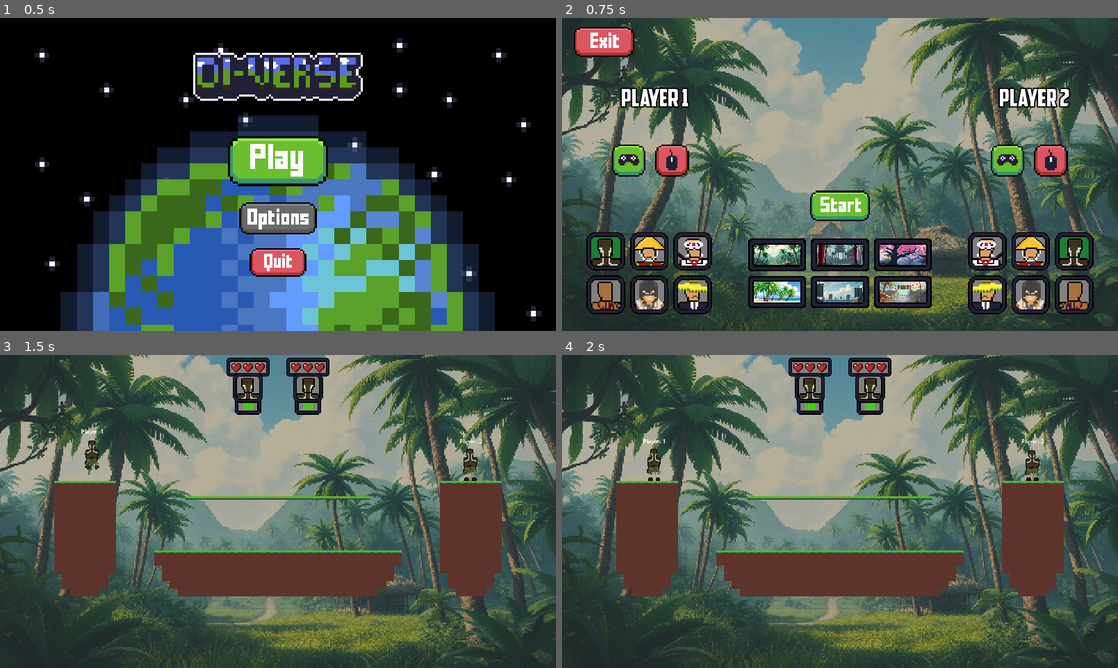
Above: before the commit, frames 1-4 (two rows, left to right).
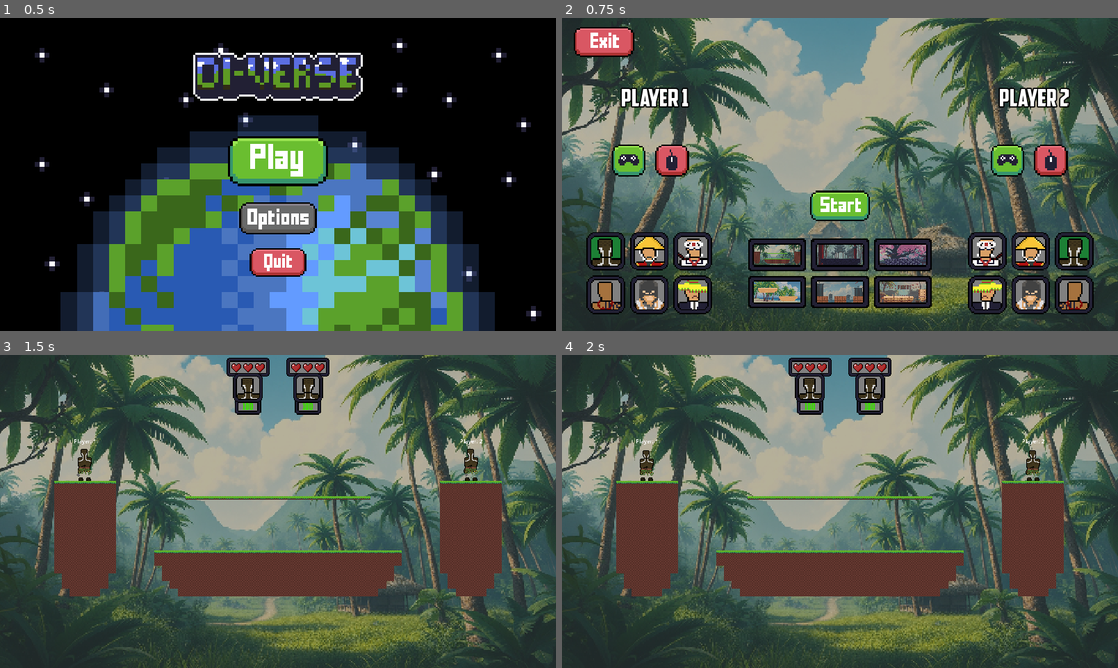
Above: after the commit, the same moments.

Repository: Erueti-Selwyn/DiVerse-Game
Game: Godot game, scene res://scenes/menu.tscn
The game is run twice, just before and just after one commit, with the same random seed, the same clock (stepped at 60 frames per second) and the same inputs.
Inputs (mouse positions are in pixels of both pictures, inside the frame that each line leads up to):
- Up to frame 1 (0.5 s): no input
- Up to frame 2 (0.75 s): click (840, 161) at 0.5 s
- Up to frame 3 (1.5 s): click (278, 542) at 1.25 s
- Up to frame 4 (2 s): no input

Frame 1 is identical in both runs. In frame 2, 2.5% of the frame differs, in the area x 34-66%, y 72-91%; in frame 3, 0.4%; in frame 4, 0.4%.

Commit message:
BackgroundButtons

Diff:
--- a/2DFightingGodot/scenes/Level.tscn
+++ b/2DFightingGodot/scenes/Level.tscn
@@ -2,11 +2,11 @@
 
 [ext_resource type="Script" path="res://scripts/Level.gd" id="1_7kyh2"]
 [ext_resource type="Texture2D" uid="uid://dfioa50vtvf7l" path="res://assets/backgrounds/japan mapp.png" id="2_qmg0v"]
-[ext_resource type="LabelSettings" uid="uid://3b1b5736t5jy" path="res://assets/Ui Assets/UI_Resource.tres" id="3_0j4bi"]
 [ext_resource type="PackedScene" uid="uid://u3qy208g8d7a" path="res://scenes/hud.tscn" id="3_fsags"]
 [ext_resource type="PackedScene" uid="uid://bdxtusi0wukv6" path="res://scenes/players/Player.tscn" id="4_l5f3c"]
 [ext_resource type="PackedScene" uid="uid://cs015desyfdvu" path="res://scenes/pause.tscn" id="5_r7284"]
 [ext_resource type="Texture2D" uid="uid://elw0y1forc75" path="res://assets/tilemaps/THE half japan tilemap.png" id="8_2ecmd"]
+[ext_resource type="FontFile" uid="uid://ccd6qond4rdjk" path="res://assets/Ui Assets/American Captain.ttf" id="8_cbphe"]
 [ext_resource type="Texture2D" uid="uid://bf7f8v4dkyd5o" path="res://assets/tilemaps/THE japan tilemap.png" id="9_8bhsn"]
 [ext_resource type="Texture2D" uid="uid://garepww1eau4" path="res://assets/tilemaps/all tilemaps FINALLL.png" id="10_5ms4v"]
 [ext_resource type="PackedScene" uid="uid://cpp6uup1fjkuc" path="res://scenes/settings_menu.tscn" id="10_ick1o"]
@@ -82,9 +82,12 @@
 6:0/0 = 0
 6:0/0/physics_layer_0/linear_velocity = Vector2(0, 0)
 6:0/0/physics_layer_0/angular_velocity = 0.0
+6:0/0/physics_layer_0/polygon_0/points = PackedVector2Array(-8, -8, 8, -8, 8, 8, -8, 8)
 7:0/0 = 0
 7:0/0/physics_layer_0/linear_velocity = Vector2(0, 0)
 7:0/0/physics_layer_0/angular_velocity = 0.0
+7:0/0/physics_layer_0/polygon_0/points = PackedVector2Array(-8, -8, 8, -8, 8, 0.125, -8, 0)
+7:0/0/physics_layer_0/polygon_0/one_way = true
 0:1/0 = 0
 0:1/0/physics_layer_0/linear_velocity = Vector2(0, 0)
 0:1/0/physics_layer_0/angular_velocity = 0.0
@@ -99,7 +102,7 @@
 3:1/0/physics_layer_0/angular_velocity = 0.0
 
 [sub_resource type="TileSet" id="TileSet_pjwfo"]
-physics_layer_0/collision_layer = 0
+physics_layer_0/collision_layer = 1
 sources/0 = SubResource("TileSetAtlasSource_wrw43")
 
 [sub_resource type="TileSetAtlasSource" id="TileSetAtlasSource_ptkk3"]
@@ -118,7 +121,7 @@
 0:0/0/physics_layer_0/polygon_0/points = PackedVector2Array(-8, -8, 8, -8, 8, 8, -8, 8)
 
 [sub_resource type="TileSet" id="TileSet_3vplv"]
-physics_layer_0/collision_layer = 0
+physics_layer_0/collision_layer = 1
 sources/1 = SubResource("TileSetAtlasSource_ptkk3")
 sources/2 = SubResource("TileSetAtlasSource_0qvd4")
 
@@ -127,6 +130,7 @@
 0:0/0 = 0
 0:0/0/physics_layer_0/linear_velocity = Vector2(0, 0)
 0:0/0/physics_layer_0/angular_velocity = 0.0
+0:0/0/physics_layer_0/polygon_0/points = PackedVector2Array(-8, -8, 8, -8, 8, 8, -8, 8)
 1:0/0 = 0
 1:0/0/physics_layer_0/linear_velocity = Vector2(0, 0)
 1:0/0/physics_layer_0/angular_velocity = 0.0
@@ -151,6 +155,8 @@
 0:1/0 = 0
 0:1/0/physics_layer_0/linear_velocity = Vector2(0, 0)
 0:1/0/physics_layer_0/angular_velocity = 0.0
+0:1/0/physics_layer_0/polygon_0/points = PackedVector2Array(-8, -8, 8, -8, 8, 0.375, -8, 0)
+0:1/0/physics_layer_0/polygon_0/one_way = true
 1:1/0 = 0
 1:1/0/physics_layer_0/linear_velocity = Vector2(0, 0)
 1:1/0/physics_layer_0/angular_velocity = 0.0
@@ -162,7 +168,7 @@
 3:1/0/physics_layer_0/angular_velocity = 0.0
 
 [sub_resource type="TileSet" id="TileSet_yaawk"]
-physics_layer_0/collision_layer = 0
+physics_layer_0/collision_layer = 1
 sources/0 = SubResource("TileSetAtlasSource_voygn")
 
 [sub_resource type="TileSetAtlasSource" id="TileSetAtlasSource_dbts7"]
@@ -173,6 +179,7 @@
 1:0/0 = 0
 1:0/0/physics_layer_0/linear_velocity = Vector2(0, 0)
 1:0/0/physics_layer_0/angular_velocity = 0.0
+1:0/0/physics_layer_0/polygon_0/points = PackedVector2Array(-8, -8, 8, -8, 8, 8, -8, 8)
 2:0/0 = 0
 2:0/0/physics_layer_0/linear_velocity = Vector2(0, 0)
 2:0/0/physics_layer_0/angular_velocity = 0.0
@@ -197,6 +204,8 @@
 1:1/0 = 0
 1:1/0/physics_layer_0/linear_velocity = Vector2(0, 0)
 1:1/0/physics_layer_0/angular_velocity = 0.0
+1:1/0/physics_layer_0/polygon_0/points = PackedVector2Array(-8, -8, 8, -8, 8, 0, -8, 0.375)
+1:1/0/physics_layer_0/polygon_0/one_way = true
 2:1/0 = 0
 2:1/0/physics_layer_0/linear_velocity = Vector2(0, 0)
 2:1/0/physics_layer_0/angular_velocity = 0.0
@@ -205,7 +214,7 @@
 3:1/0/physics_layer_0/angular_velocity = 0.0
 
 [sub_resource type="TileSet" id="TileSet_ad10l"]
-physics_layer_0/collision_layer = 0
+physics_layer_0/collision_layer = 1
 sources/0 = SubResource("TileSetAtlasSource_dbts7")
 
 [sub_resource type="TileSetAtlasSource" id="TileSetAtlasSource_h4vkq"]
@@ -219,6 +228,7 @@
 2:0/0 = 0
 2:0/0/physics_layer_0/linear_velocity = Vector2(0, 0)
 2:0/0/physics_layer_0/angular_velocity = 0.0
+2:0/0/physics_layer_0/polygon_0/points = PackedVector2Array(-8, -8, 8, -8, 8, 8, -8, 8)
 3:0/0 = 0
 3:0/0/physics_layer_0/linear_velocity = Vector2(0, 0)
 3:0/0/physics_layer_0/angular_velocity = 0.0
@@ -243,12 +253,14 @@
 2:1/0 = 0
 2:1/0/physics_layer_0/linear_velocity = Vector2(0, 0)
 2:1/0/physics_layer_0/angular_velocity = 0.0
+2:1/0/physics_layer_0/polygon_0/points = PackedVector2Array(-8, -8, 8, -8, 8, -0.125, -8, 0.25)
+2:1/0/physics_layer_0/polygon_0/one_way = true
 3:1/0 = 0
 3:1/0/physics_layer_0/linear_velocity = Vector2(0, 0)
 3:1/0/physics_layer_0/angular_velocity = 0.0
 
 [sub_resource type="TileSet" id="TileSet_dvj3v"]
-physics_layer_0/collision_layer = 0
+physics_layer_0/collision_layer = 1
 sources/0 = SubResource("TileSetAtlasSource_h4vkq")
 
 [sub_resource type="WorldBoundaryShape2D" id="WorldBoundaryShape2D_ig2vd"]
@@ -288,54 +300,44 @@
 expand_mode = 2
 metadata/_edit_use_anchors_ = true
 
-[node name="Label" type="Label" parent="TextureRect"]
-visible = false
-layout_mode = 1
-anchors_preset = 8
-anchor_left = 0.5
-anchor_top = 0.5
-anchor_right = 0.5
-anchor_bottom = 0.5
-offset_left = -54.5
-offset_top = -11.5
-offset_right = 54.5
-offset_bottom = 11.5
-grow_horizontal = 2
-grow_vertical = 2
-text = "Player # Wins!"
-label_settings = ExtResource("3_0j4bi")
-
 [node name="Africa" type="TileMap" parent="."]
+visible = false
+position = Vector2(0, -1000)
 tile_set = SubResource("TileSet_uc0in")
 format = 2
 layer_0/tile_data = PackedInt32Array(393204, 196608, 0, 393205, 196608, 0, 393206, 196608, 0, 393207, 196608, 0, 393208 …(7991 unchanged characters)…
 
 [node name="China" type="TileMap" parent="."]
 visible = false
+position = Vector2(0, -1000)
 tile_set = SubResource("TileSet_pjwfo")
 format = 2
 layer_0/tile_data = PackedInt32Array(393192, 393216, 0, 393193, 393216, 0, 393194, 393216, 0, 393195, 393216, 0, 393196 …(8657 unchanged characters)…
 
 [node name="Japan" type="TileMap" parent="."]
 visible = false
+position = Vector2(0, -1000)
 tile_set = SubResource("TileSet_3vplv")
 format = 2
 layer_0/tile_data = PackedInt32Array(393192, 2, 0, 393193, 2, 0, 393194, 2, 0, 393195, 2, 0, 393196, 2, 0, 393197, 2, 0 …(5272 unchanged characters)…
 
 [node name="Samoa" type="TileMap" parent="."]
 visible = false
+position = Vector2(0, -1000)
 tile_set = SubResource("TileSet_yaawk")
 format = 2
 layer_0/tile_data = PackedInt32Array(-262166, 0, 0, -262165, 0, 0, -262164, 0, 0, -262163, 0, 0, -262162, 0, 0, -262167 …(4571 unchanged characters)…
 
 [node name="Mexico" type="TileMap" parent="."]
 visible = false
+position = Vector2(0, -1000)
 tile_set = SubResource("TileSet_ad10l")
 format = 2
 layer_0/tile_data = PackedInt32Array(393192, 65536, 0, 393193, 65536, 0, 393194, 65536, 0, 393195, 65536, 0, 393196, 65 …(10271 unchanged characters)…
 
 [node name="Viking" type="TileMap" parent="."]
 visible = false
+position = Vector2(0, -1000)
 tile_set = SubResource("TileSet_dvj3v")
 format = 2
 layer_0/tile_data = PackedInt32Array(393186, 131072, 0, 393187, 131072, 0, 393188, 131072, 0, 393189, 131072, 0, 393190 …(9041 unchanged characters)…
@@ -376,35 +378,41 @@
 position = Vector2(344, 70)
 player_index = 2
 
-[node name="SpawnLocation1" type="Marker2D" parent="."]
-position = Vector2(-385, -129)
-
-[node name="SpawnLocation2" type="Marker2D" parent="."]
-position = Vector2(399, -103)
-
-[node name="pause" parent="." instance=ExtResource("5_r7284")]
-visible = false
-anchors_preset = 0
-anchor_right = 0.0
-anchor_bottom = 0.0
-offset_left = 0.0
-offset_top = 0.0
-offset_right = 0.0
-offset_bottom = 0.0
-grow_horizontal = 1
-grow_vertical = 1
-size_flags_horizontal = 4
-size_flags_vertical = 4
-
-[node name="settings_menu" parent="." instance=ExtResource("10_ick1o")]
-visible = false
-offset_left = 0.0
-offset_top = 0.0
-offset_right = 0.0
-offset_bottom = 0.0
-
-[node name="controls" parent="." instance=ExtResource("11_r7jrn")]
-visible = false
+[node name="SpawnLocationAfrica1" type="Marker2D" parent="."]
+position = Vector2(-400, -85)
+
+[node name="SpawnLocationAfrica2" type="Marker2D" parent="."]
+position = Vector2(400, -85)
+
+[node name="SpawnLocationChina1" type="Marker2D" parent="."]
+position = Vector2(-350, 50)
+
+[node name="SpawnLocationChina2" type="Marker2D" parent="."]
+position = Vector2(350, 50)
+
+[node name="SpawnLocationJapan1" type="Marker2D" parent="."]
+position = Vector2(-350, 50)
+
+[node name="SpawnLocationJapan2" type="Marker2D" parent="."]
+position = Vector2(350, 50)
+
+[node name="SpawnLocationSamoa1" type="Marker2D" parent="."]
+position = Vector2(-350, -100)
+
+[node name="SpawnLocationSamoa2" type="Marker2D" parent="."]
+position = Vector2(350, 50)
+
+[node name="SpawnLocationMexico1" type="Marker2D" parent="."]
+position = Vector2(-350, 50)
+
+[node name="SpawnLocationMexico2" type="Marker2D" parent="."]
+position = Vector2(400, -85)
+
+[node name="SpawnLocationViking1" type="Marker2D" parent="."]
+position = Vector2(-375, 50)
+
+[node name="SpawnLocationViking2" type="Marker2D" parent="."]
+position = Vector2(375, 50)
 
 [node name="fallSplashParticle" type="CPUParticles2D" parent="."]
 position = Vector2(0, 357)
@@ -440,3 +448,59 @@
 scale_amount_max = 7.0
 scale_amount_curve = SubResource("Curve_m37vw")
 color_ramp = SubResource("Gradient_x3c6u")
+
+[node name="WinText" type="Label" parent="."]
+visible = false
+anchors_preset = 8
+anchor_left = 0.5
+anchor_top = 0.5
+anchor_right = 0.5
+anchor_bottom = 0.5
+offset_left = -245.0
+offset_top = -50.0
+offset_right = 251.0
+offset_bottom = 50.0
+grow_horizontal = 2
+grow_vertical = 2
+theme_override_fonts/font = ExtResource("8_cbphe")
+theme_override_font_sizes/font_size = 100
+text = "Player # Wins!"
+horizontal_alignment = 1
+vertical_alignment = 1
+
+[node name="pause" parent="." instance=ExtResource("5_r7284")]
+visible = false
+top_level = true
+anchors_preset = 0
+anchor_right = 0.0
+anchor_bottom = 0.0
+offset_left = 0.0
+offset_top = 0.0
+offset_right = 0.0
+offset_bottom = 0.0
+grow_horizontal = 1
+grow_vertical = 1
+size_flags_horizontal = 4
+size_flags_vertical = 4
+
+[node name="settings_menu" parent="." instance=ExtResource("10_ick1o")]
+visible = false
+top_level = true
+anchors_preset = 0
+anchor_right = 0.0
+anchor_bottom = 0.0
+offset_left = 0.0
+offset_top = 0.0
+offset_right = 0.0
+offset_bottom = 0.0
+grow_horizontal = 1
+grow_vertical = 1
+
+[node name="controls" parent="." instance=ExtResource("11_r7jrn")]
+visible = false
+top_level = true
+anchors_preset = 0
+anchor_right = 0.0
+anchor_bottom = 0.0
+grow_horizontal = 1
+grow_vertical = 1
--- a/2DFightingGodot/scenes/character_select.tscn
+++ b/2DFightingGodot/scenes/character_select.tscn
@@ -1,10 +1,9 @@
-[gd_scene load_steps=29 format=3 uid="uid://cmvkiyfy67r1b"]
+[gd_scene load_steps=30 format=3 uid="uid://cmvkiyfy67r1b"]
 
 [ext_resource type="Script" path="res://scenes/character_select.gd" id="1_mqc48"]
 [ext_resource type="Texture2D" uid="uid://b61fv17f6bona" path="res://assets/Ui Assets/ControllerButtonOnFinal.png" id="3_58wrp"]
 [ext_resource type="Texture2D" uid="uid://dymc08auxf7g8" path="res://assets/Ui Assets/StartButtonFinal.png" id="3_ldw3d"]
 [ext_resource type="Texture2D" uid="uid://dpfklnkoagtqq" path="res://assets/Ui Assets/ExitButtonFinal.png" id="3_sm2qm"]
-[ext_resource type="Texture2D" uid="uid://dfioa50vtvf7l" path="res://assets/backgrounds/japan mapp.png" id="3_waiyq"]
 [ext_resource type="BitMap" uid="uid://b310tcd626bw8" path="res://assets/Ui Assets/StartButtonFinalMask.png" id="4_2fhxl"]
 [ext_resource type="BitMap" uid="uid://dg3rpwig0v4y0" path="res://assets/Ui Assets/ExitButtonFinalMask.png" id="4_3rrr0"]
 [ext_resource type="Texture2D" uid="uid://bu0tmcwcue3lr" path="res://assets/Ui Assets/Border.png" id="4_4oogi"]
@@ -22,11 +21,13 @@
 [ext_resource type="Texture2D" uid="uid://cukveh0xyj4an" path="res://assets/backgrounds/mapborderbackground.png" id="19_t4w4h"]
 [ext_resource type="BitMap" uid="uid://hdg5clo2j3qm" path="res://assets/backgrounds/mapborderbackgroundmask.png" id="20_hwrft"]
 [ext_resource type="Texture2D" uid="uid://bx1fidd1t13cu" path="res://assets/backgrounds/mapborder.png" id="21_30ndu"]
+[ext_resource type="Texture2D" uid="uid://c2omt6ejurckv" path="res://assets/backgrounds/backgroundButtons/africaMapLayout.png" id="22_4ynaf"]
 [ext_resource type="Texture2D" uid="uid://qaybm6e2utjo" path="res://assets/backgrounds/africa.png" id="22_uiwv1"]
-[ext_resource type="Texture2D" uid="uid://dqfjo0h1q5ne4" path="res://assets/backgrounds/china map pixel.png" id="24_hn7aa"]
-[ext_resource type="Texture2D" uid="uid://doydx1h0np131" path="res://assets/backgrounds/samoa.png" id="25_eiyin"]
-[ext_resource type="Texture2D" uid="uid://bjx5qv4yjti78" path="res://assets/backgrounds/viking.png" id="26_ejfee"]
-[ext_resource type="Texture2D" uid="uid://cqnjnlj5x7dh4" path="res://assets/backgrounds/mexico final map.png" id="27_h8vd4"]
+[ext_resource type="Texture2D" uid="uid://c3xh2tviwu65y" path="res://assets/backgrounds/backgroundButtons/ChineseMapLayout.png" id="24_qliy0"]
+[ext_resource type="Texture2D" uid="uid://bpse75iyannt7" path="res://assets/backgrounds/backgroundButtons/JapanMapLayout.png" id="25_mrxv6"]
+[ext_resource type="Texture2D" uid="uid://dw0jscrlf64ny" path="res://assets/backgrounds/backgroundButtons/samoaMapLayout.png" id="26_pp5u6"]
+[ext_resource type="Texture2D" uid="uid://ch6eqbhbb567p" path="res://assets/backgrounds/backgroundButtons/vikingMapLayout.png" id="27_mus3f"]
+[ext_resource type="Texture2D" uid="uid://mh6gt7fj674r" path="res://assets/backgrounds/backgroundButtons/mexicoMapLayout.png" id="28_edmtl"]
 
 [sub_resource type="LabelSettings" id="LabelSettings_8ic4r"]
 font = ExtResource("5_o0sn0")
@@ -379,7 +380,7 @@
 anchor_bottom = 1.0
 grow_horizontal = 2
 grow_vertical = 2
-texture = ExtResource("22_uiwv1")
+texture = ExtResource("22_4ynaf")
 expand_mode = 2
 
 [node name="TextureRect2" type="TextureRect" parent="MarginContainer/VBoxContainer/HBoxContainerCharacterSelect/VBoxMaps/HBoxContainer/AfricaMap"]
@@ -411,7 +412,7 @@
 anchor_bottom = 1.0
 grow_horizontal = 2
 grow_vertical = 2
-texture = ExtResource("24_hn7aa")
+texture = ExtResource("24_qliy0")
 expand_mode = 2
 
 [node name="TextureRect2" type="TextureRect" parent="MarginContainer/VBoxContainer/HBoxContainerCharacterSelect/VBoxMaps/HBoxContainer/ChinaMap"]
@@ -443,7 +444,7 @@
 anchor_bottom = 1.0
 grow_horizontal = 2
 grow_vertical = 2
-texture = ExtResource("3_waiyq")
+texture = ExtResource("25_mrxv6")
 expand_mode = 2
 
 [node name="TextureRect2" type="TextureRect" parent="MarginContainer/VBoxContainer/HBoxContainerCharacterSelect/VBoxMaps/HBoxContainer/JapanMap"]
@@ -479,7 +480,7 @@
 anchor_bottom = 1.0
 grow_horizontal = 2
 grow_vertical = 2
-texture = ExtResource("25_eiyin")
+texture = ExtResource("26_pp5u6")
 expand_mode = 2
 
 [node name="TextureRect2" type="TextureRect" parent="MarginContainer/VBoxContainer/HBoxContainerCharacterSelect/VBoxMaps/HBoxContainer2/SamoaMap"]
@@ -511,7 +512,7 @@
 anchor_bottom = 1.0
 grow_horizontal = 2
 grow_vertical = 2
-texture = ExtResource("26_ejfee")
+texture = ExtResource("27_mus3f")
 expand_mode = 2
 
 [node name="TextureRect2" type="TextureRect" parent="MarginContainer/VBoxContainer/HBoxContainerCharacterSelect/VBoxMaps/HBoxContainer2/VikingMap"]
@@ -543,7 +544,7 @@
 anchor_bottom = 1.0
 grow_horizontal = 2
 grow_vertical = 2
-texture = ExtResource("27_h8vd4")
+texture = ExtResource("28_edmtl")
 expand_mode = 2
 
 [node name="TextureRect2" type="TextureRect" parent="MarginContainer/VBoxContainer/HBoxContainerCharacterSelect/VBoxMaps/HBoxContainer2/MexicoMap"]
--- a/2DFightingGodot/scenes/players/Player.tscn
+++ b/2DFightingGodot/scenes/players/Player.tscn
@@ -464,7 +464,7 @@
 }],
 "loop": true,
 "name": &"africanwalk",
-"speed": 5.0
+"speed": 10.0
 }, {
 "frames": [{
 "duration": 1.0,
@@ -537,7 +537,7 @@
 }],
 "loop": true,
 "name": &"chinawalk",
-"speed": 5.0
+"speed": 10.0
 }, {
 "frames": [{
 "duration": 1.0,
@@ -610,7 +610,7 @@
 }],
 "loop": true,
 "name": &"japanesewalk",
-"speed": 5.0
+"speed": 10.0
 }, {
 "frames": [{
 "duration": 1.0,
@@ -756,7 +756,7 @@
 }],
 "loop": true,
 "name": &"samoanwalk",
-"speed": 5.0
+"speed": 10.0
 }, {
 "frames": [{
 "duration": 1.0,
@@ -829,7 +829,7 @@
 }],
 "loop": true,
 "name": &"vikingwalk",
-"speed": 5.0
+"speed": 10.0
 }, {
 "frames": [{
 "duration": 1.0,
@@ -888,11 +888,10 @@
 [node name="AnimatedSprite2D" type="AnimatedSprite2D" parent="CollisionShape2D"]
 position = Vector2(0, -7)
 sprite_frames = SubResource("SpriteFrames_fb2fc")
-animation = &"africanidle"
-frame_progress = 0.914708
+animation = &"vikingwalk"
+frame_progress = 0.802549
 
 [node name="Gun" type="Sprite2D" parent="CollisionShape2D/AnimatedSprite2D"]
-z_index = 1
 position = Vector2(18.5, 1.5)
 scale = Vector2(0.5, 0.5)
 texture = ExtResource("8_gkmlg")
--- a/2DFightingGodot/scripts/Level.gd
+++ b/2DFightingGodot/scripts/Level.gd
@@ -19,16 +19,28 @@
 func _ready():
 	if global_script.mapType == 1:
 		background.texture = africanMap
+		africanTileMap.global_position.y = 0
+		africanTileMap.visible = true
 	elif global_script.mapType == 2:
 		background.texture = chinaMap
+		chineseTileMap.global_position.y = 0
+		chineseTileMap.visible = true
 	elif global_script.mapType == 3:
 		background.texture = japanMap
+		japaneseTileMap.global_position.y = 0
+		japaneseTileMap.visible = true
 	elif global_script.mapType == 4:
 		background.texture = samoanMap
+		samoanTileMap.global_position.y = 0
+		samoanTileMap.visible = true
 	elif global_script.mapType == 5:
 		background.texture = vikingMap
+		vikingTileMap.global_position.y = 0
+		vikingTileMap.visible = true
 	elif global_script.mapType == 6:
 		background.texture = mexicoMap
+		mexicoTileMap.global_position.y = 0
+		mexicoTileMap.visible = true
 	await get_tree().create_timer(randi_range(1, 2)).timeout
 	create_box()
 
--- a/2DFightingGodot/scripts/Player.gd
+++ b/2DFightingGodot/scripts/Player.gd
@@ -77,12 +77,12 @@
 var samoanAttackTime = 0.1
 var vikingAttackTime = 0.34
 var meleeDamage
-var africanMeleeDamage = 6
-var chineseMeleeDamage = 7
-var japaneseMeleeDamage = 6
-var mexicanMeleeDamage = 5
-var vikingMeleeDamage = 9
-var samoanMeleeDamage = 6
+var africanMeleeDamage = 12
+var chineseMeleeDamage = 14
+var japaneseMeleeDamage = 12
+var mexicanMeleeDamage = 10
+var vikingMeleeDamage = 18
+var samoanMeleeDamage = 12
 
 @export var DEADZONE = 0.2
 @export var DEADZONEY = 0.9
@@ -107,9 +107,21 @@
 @onready var muzzleFlashPistol = $CollisionShape2D/AnimatedSprite2D/Gun/Marker2D/MuzzleFlashPistol
 @onready var bulletMarker = $CollisionShape2D/AnimatedSprite2D/Gun/Marker2D
 @onready var walkParticle = $CollisionShape2D/AnimatedSprite2D/WalkParticle
-@onready var spawnlocation1 = $"../SpawnLocation1"
-@onready var spawnlocation2 = $"../SpawnLocation2"
-@onready var WinText = $"../TextureRect/Label"
+@onready var spawnlocation1
+@onready var spawnlocation2
+@onready var spawnLocationAfrica1 = $"../SpawnLocationAfrica1"
+@onready var spawnLocationAfrica2 = $"../SpawnLocationAfrica2"
+@onready var spawnLocationChina1 = $"../SpawnLocationChina1"
+@onready var spawnLocationChina2 = $"../SpawnLocationChina2"
+@onready var spawnLocationJapan1 = $"../SpawnLocationJapan1"
+@onready var spawnLocationJapan2 = $"../SpawnLocationJapan2"
+@onready var spawnLocationSamoa1 = $"../SpawnLocationSamoa1"
+@onready var spawnLocationSamoa2 = $"../SpawnLocationSamoa2"
+@onready var spawnLocationMexico1 = $"../SpawnLocationMexico1"
+@onready var spawnLocationMexico2 = $"../SpawnLocationMexico2"
+@onready var spawnLocationViking1 = $"../SpawnLocationViking1"
+@onready var spawnLocationViking2 = $"../SpawnLocationViking2"
+@onready var WinText = $"../WinText"
 @onready var fallParticle = $"../fallSplashParticle"
 @onready var killParticle = $"../killParticle"
 var _attack_collision
@@ -118,8 +130,32 @@
 	health = 100
 	isDead = false
 	if player_index == 1:
+		if global_script.mapType == 1:
+			spawnlocation1 = spawnLocationAfrica1
+		if global_script.mapType == 2:
+			spawnlocation1 = spawnLocationChina1
+		if global_script.mapType == 3:
+			spawnlocation1 = spawnLocationJapan1
+		if global_script.mapType == 4:
+			spawnlocation1 = spawnLocationSamoa1
+		if global_script.mapType == 5:
+			spawnlocation1 = spawnLocationViking1
+		if global_script.mapType == 6:
+			spawnlocation1 = spawnLocationMexico1
 		global_position = spawnlocation1.global_position
 	elif player_index == 2:
+		if global_script.mapType == 1:
+			spawnlocation2 = spawnLocationAfrica2
+		if global_script.mapType == 2:
+			spawnlocation2 = spawnLocationChina2
+		if global_script.mapType == 3:
+			spawnlocation2 = spawnLocationJapan2
+		if global_script.mapType == 4:
+			spawnlocation2 = spawnLocationSamoa2
+		if global_script.mapType == 5:
+			spawnlocation2 = spawnLocationViking2
+		if global_script.mapType == 6:
+			spawnlocation2 = spawnLocationMexico2
 		global_position = spawnlocation2.global_position
 	if player_index == 1:
 		if global_script.player1Controller == true:
@@ -541,7 +577,8 @@
 
 func _on_animated_sprite_2d_animation_finished():
 	if (_animated_sprite.animation == "africanattack" or _animated_sprite.animation == "chinaattack" or _animated_sprite.animation == "japaneseattack" or _animated_sprite.animation == "samoanattack" or _animated_sprite.animation == "vikingattack" or _animated_sprite.animation == "mexicanattack"):
-		gunSprite.show()
+		if isHoldingGun:
+			gunSprite.show()
 		_attack_collision.disabled = true
 		attacking = false
 
@@ -589,7 +626,7 @@
 			global_script.winningPlayer = 2
 		elif player_index == 2:
 			global_script.winningPlayer = 1
-		WinText.text = "Player " + str(player_index) + " Wins!"
+		WinText.text = "Player " + str(global_script.winningPlayer) + " Wins!"
 		WinText.visible = true
 		await get_tree().create_timer(0.1).timeout
 		global_script.isPaused = true
--- a/2DFightingGodot/scripts/controls.gd
+++ b/2DFightingGodot/scripts/controls.gd
@@ -7,7 +7,7 @@
 
 
 # Called every frame. 'delta' is the elapsed time since the previous frame.
-func _process(delta):
+func _process(_delta):
 	pass
 
 
Binary file added: 2DFightingGodot/assets/backgrounds/backgroundButtons/ChineseMapLayout.png
Not shown, added: 2DFightingGodot/assets/backgrounds/backgroundButtons/ChineseMapLayout.png.import
Binary file added: 2DFightingGodot/assets/backgrounds/backgroundButtons/JapanMapLayout.png
Not shown, added: 2DFightingGodot/assets/backgrounds/backgroundButtons/JapanMapLayout.png.import
Binary file added: 2DFightingGodot/assets/backgrounds/backgroundButtons/africaMapLayout.png
Not shown, added: 2DFightingGodot/assets/backgrounds/backgroundButtons/africaMapLayout.png.import
Binary file added: 2DFightingGodot/assets/backgrounds/backgroundButtons/mexicoMapLayout.png
Not shown, added: 2DFightingGodot/assets/backgrounds/backgroundButtons/mexicoMapLayout.png.import
Binary file added: 2DFightingGodot/assets/backgrounds/backgroundButtons/samoaMapLayout.png
Not shown, added: 2DFightingGodot/assets/backgrounds/backgroundButtons/samoaMapLayout.png.import
Binary file added: 2DFightingGodot/assets/backgrounds/backgroundButtons/vikingMapLayout.aseprite
Binary file added: 2DFightingGodot/assets/backgrounds/backgroundButtons/vikingMapLayout.png
(and 2 more such lines)
